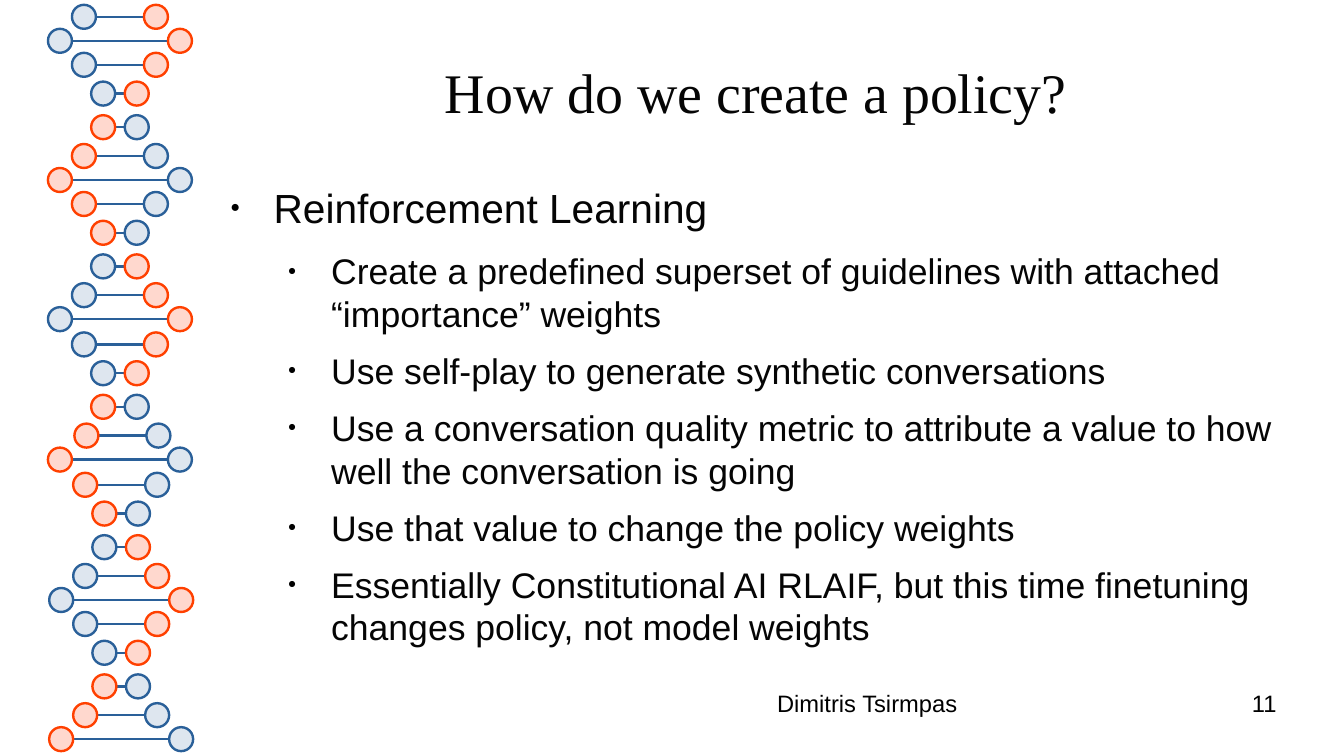
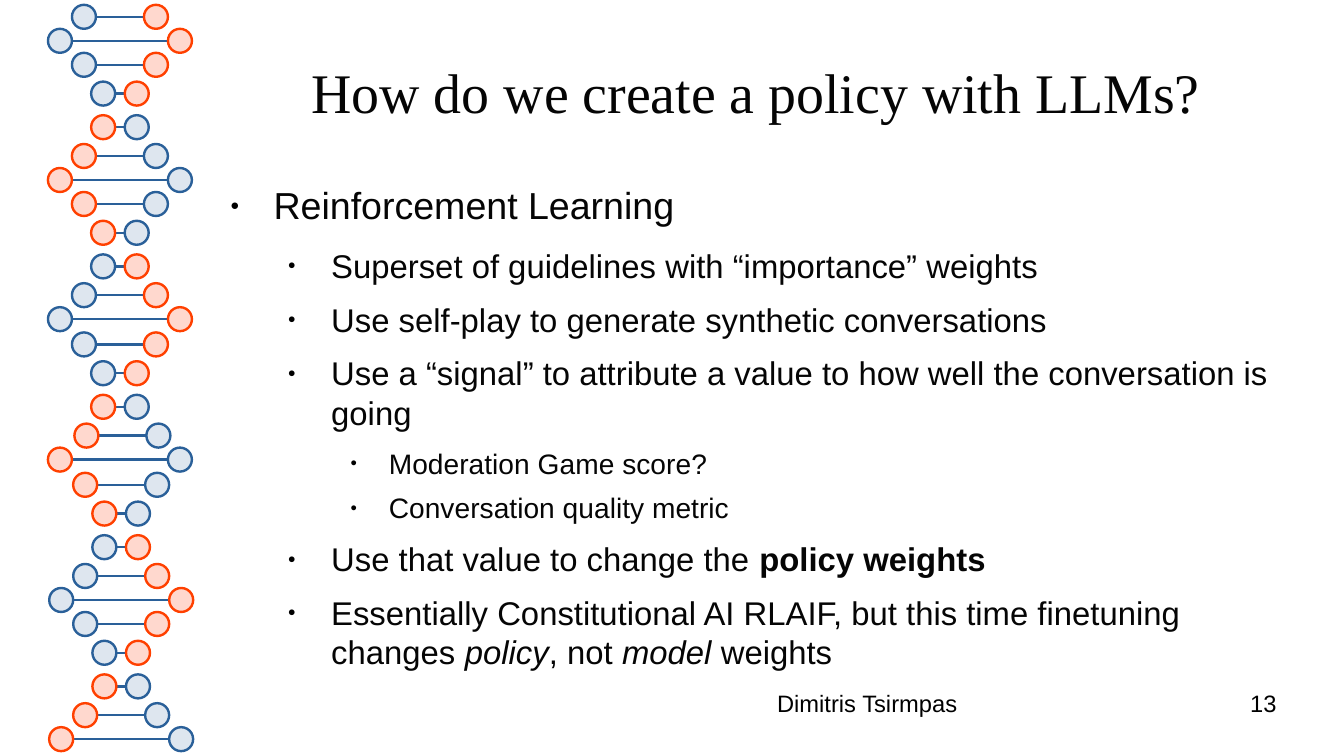
Before and after one commit to dimits-ts/llm_moderation_research, a slide deck: slide 13 of presentations/llm_policy_feasibility.odp (slide 11 before the commit). Drawn at 1344x756 pixels with LibreOffice and Linux fonts; fonts in the diff are those of the drawing. Boxes give left, top, right and bottom in pixels: in the first picture for what was removed or moved away, otherwise in the second. Text is boxed around its words. In the diff, an @@ line names an element or a change of style, - is before the commit and + after.

```diff
--- a/presentations/llm_policy_feasibility.odp
+++ b/presentations/llm_policy_feasibility.odp
@@ title at <box>311,74,1199,124</box>: text changed @@
-How do we create a policy?
+How do we create a policy with LLMs?
@@ text at <box>274,191,1179,632</box>: size 24 to 22.2 pt in "Reinforcement Learning"; size 21 to 19.4 pt in "Use self-play to generate synthetic conversations", "Use that value to change the policy ...", "Essentially Constitutional AI RLAIF, but this time ..."; bold on in "policy weights"; italic on in "policy, model" @@
@@ text at <box>331,254,1037,285</box>: text changed; size 21 to 19.4 pt @@
-  ● Create a predefined superset of guidelines with attached “importance” weights
+  ● Superset of guidelines with “importance” weights
@@ text at <box>331,361,1268,523</box>: text changed; size 21 to 19.4 pt @@
-  ● Use a conversation quality metric to attribute a value to how well the conversation is going
+  ● Use a “signal” to attribute a value to how well the conversation is going
+    ● Moderation Game score?
+    ● Conversation quality metric
@@ page number at <box>1250,695,1276,713</box>: text changed @@
-11
+13
```
Also in this commit, not shown: 7 other slides changed, 3 slides added.
